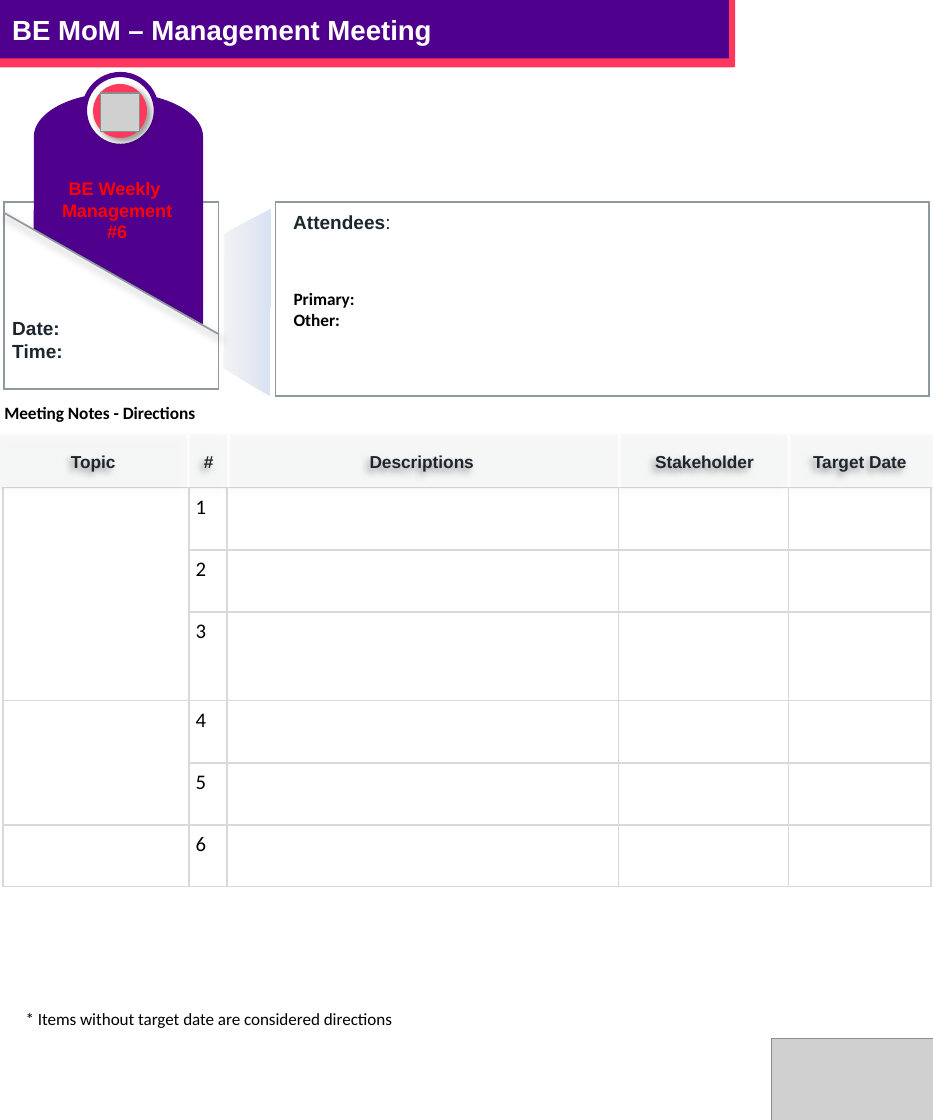
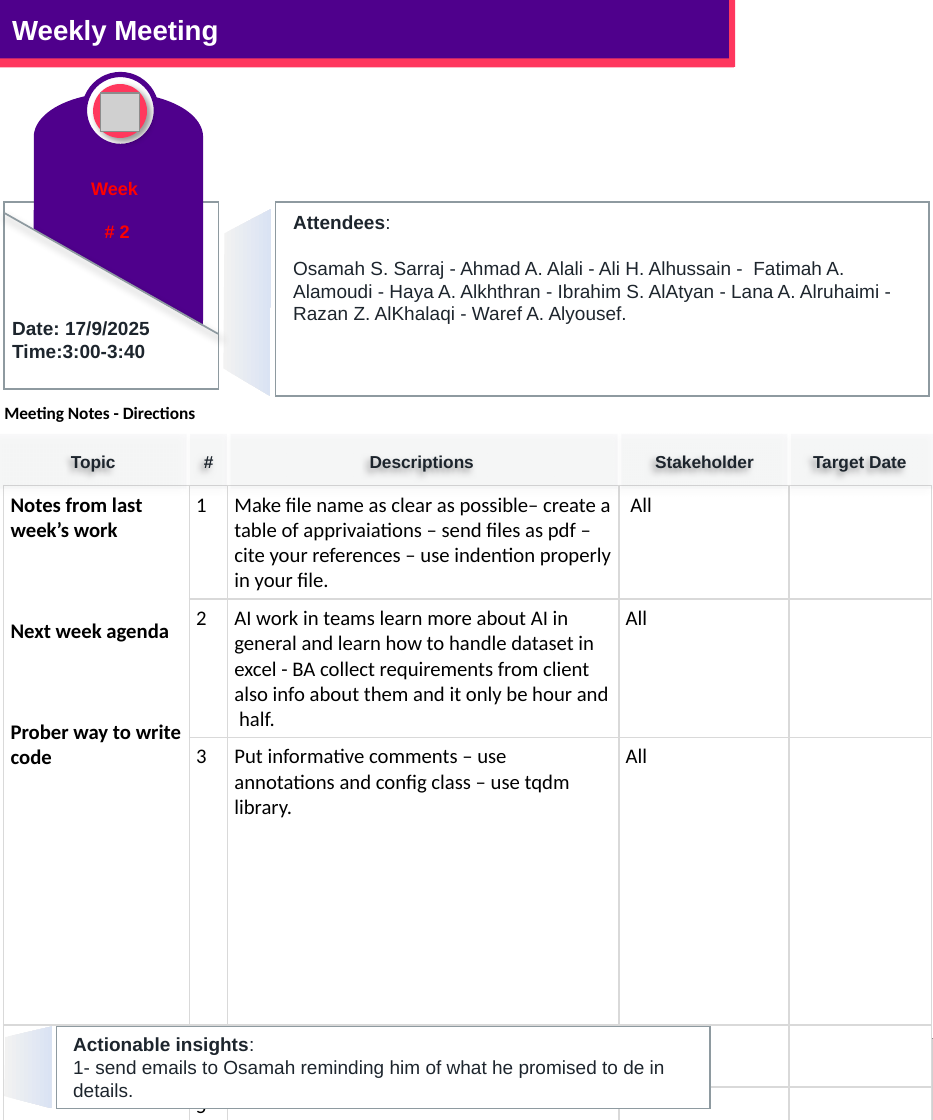
Before and after one commit to wareefAlyousef/fileSwap, a slide deck: slide 1 of 220207_BE_Meetings_Template_-_MoM_Vsent.pptx. Drawn at 933x1120 pixels with LibreOffice and Linux fonts; fonts in the diff are those of the drawing; grey boxes stand for pictures. Boxes give left, top, right and bottom in pixels: in the first picture for what was removed or moved away, otherwise in the second. Text is boxed around its words. In the diff, an @@ line names an element or a change of style, - is before the commit and + after.

```diff
--- a/220207_BE_Meetings_Template_-_MoM_Vsent.pptx
+++ b/220207_BE_Meetings_Template_-_MoM_Vsent.pptx
@@ text in rectangle at [12,20,218,46]: text changed @@
-BE MoM – Management Meeting
+Weekly Meeting
@@ text at [91,182,138,238]: text changed @@
-BE Weekly
-Management
-#6
+Week
+# 2
@@ text at [293,261,879,324]: paragraph added @@
+Osamah S. Sarraj - Ahmad A. Alali - Ali H. Alhussain - Fatimah A. Alamoudi - Haya A. Alkhthran - Ibrahim S. AlAtyan - Lana A. Alruhaimi - Razan Z. AlKhalaqi - Waref A. Alyousef.
@@ text in rectangle at [294,293,355,326]: text removed @@
-Primary:
-Other:
@@ text at [12,321,150,359]: text changed @@
-Date:
-Time:
+Date: 17/9/2025
+Time:3:00-3:40
@@ table at [4,485,932,1117] @@
-row 1:  | 1 |  |  | 
+row 1: Notes from last week’s work / Next week agenda / Prober way to write code | 1 | Make file name as clear as possible– create a table of apprivaiations – send files as pdf – cite your references – use indention properly in your file. | All | 
-row 2, column 3: 
+row 2, column 3: AI work in teams learn more about AI in general and learn how to handle dataset in excel - BA collect requirements from client also info about them and it only be hour and half.
-row 2, column 4: 
+row 2, column 4: All
-row 3, column 3: 
+row 3, column 3: Put informative comments – use annotations and config class – use tqdm library.
-row 3, column 4: 
+row 3, column 4: All
@@ text removed at [38,1013,392,1028] @@
-* Items without target date are considered directions
@@ freeform shape added at [5,1025,52,1107], fill gradient #F2F2F2 to #DAE3F3 @@
@@ rectangle added at [56,1026,709,1108], fill #FFFFFF, outline #8E9AA0 1 pt @@
@@ text added at [73,1037,665,1097], 11 pt, text #1D252D @@
+Actionable insights:
+1- send emails to Osamah reminding him of what he promised to de in details.
```
Also in this commit, not shown: 1 other file.
